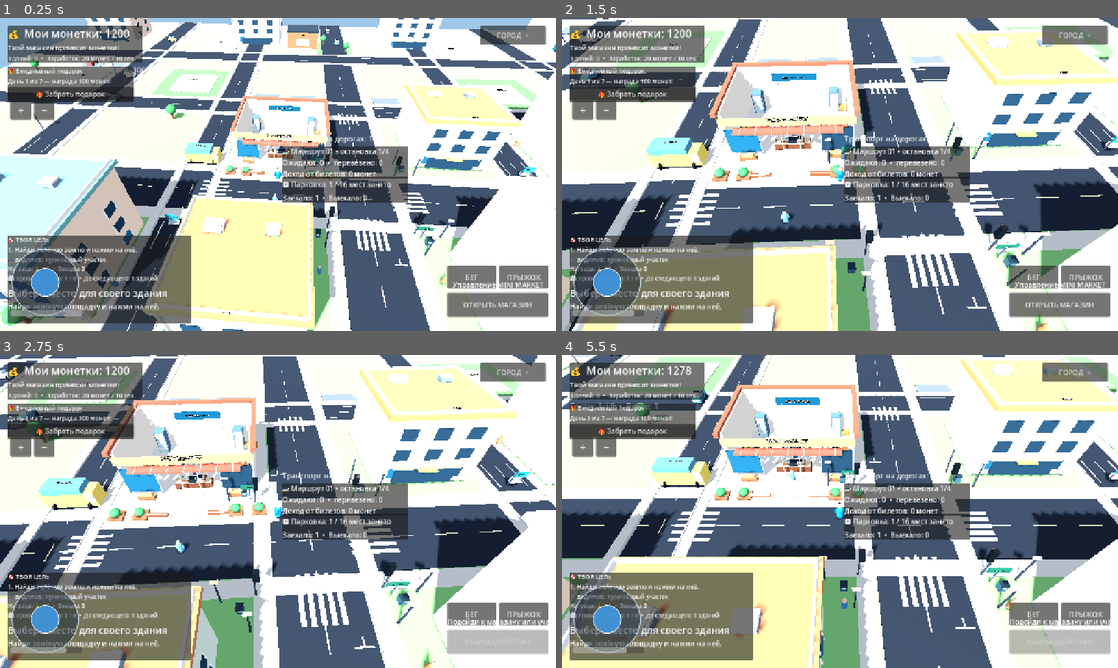
Above: before the commit, frames 1-4 (two rows, left to right).
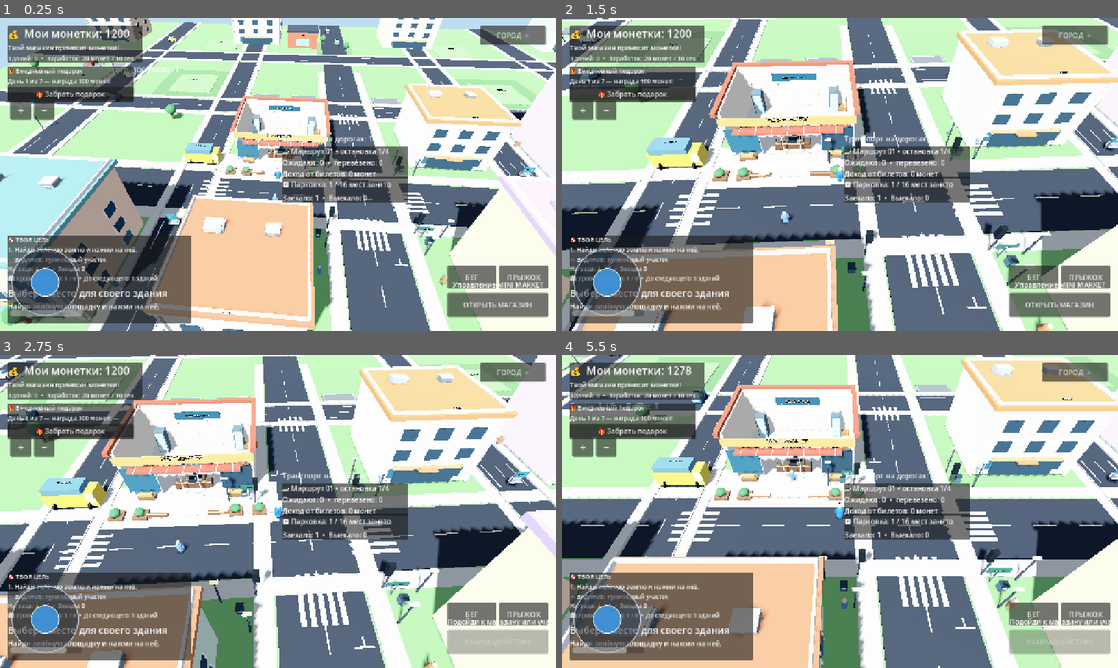
Above: after the commit, the same moments.

Repository: uchihabaha05-del/MINI-WORLD-TYCOON
Game: Godot game, scene res://scenes/Main.tscn
The game is run twice, just before and just after one commit, with the same random seed, the same clock (stepped at 60 frames per second) and the same inputs.
Inputs (mouse positions are in pixels of both pictures, inside the frame that each line leads up to):
- Up to frame 1 (0.25 s): no input
- Up to frame 2 (1.5 s): tap Enter at 0.5 s; move the mouse to (962, 158) at 0.52 s; hold D 0.53-1.25 s; hold Shift 0.53-1.25 s; click (962, 158) at 0.67 s; tap Space at 0.77 s; drag from (728, 190) to (812, 237) at 1.27 s
- Up to frame 3 (2.75 s): move the mouse to (333, 442) at 2.02 s; hold D from 2.03 s (still down); hold Shift from 2.03 s (still down)
- Up to frame 4 (5.5 s): release D at 2.75 s; release Shift at 2.75 s; drag from (812, 574) to (673, 464) at 2.77 s; move the mouse to (1006, 558) at 3.52 s; hold A 3.53-4.25 s; hold Shift 3.53-4.25 s; tap Space at 3.77 s; drag from (673, 464) to (756, 433) at 4.27 s; move the mouse to (867, 511) at 5.02 s; hold S from 5.03 s (still down); hold Shift from 5.03 s (still down); click (867, 511) at 5.17 s

The runs differ from the first frame. In frame 1, 38% of the frame differs, in the area x 0-100%, y 0-100%; in frame 2, 29%; in frame 3, 26%; in frame 4, 30%.

Commit message:
Balance city lighting, contrast and saturation

Diff:
--- a/scenes/Main.tscn
+++ b/scenes/Main.tscn
@@ -20,8 +20,12 @@
 background_color = Color(0.62, 0.78, 0.91, 1)
 ambient_light_source = 3
 ambient_light_color = Color(0.82, 0.88, 1, 1)
-ambient_light_energy = 0.72
-tonemap_mode = 3
+ambient_light_energy = 0.48
+tonemap_mode = 2
+adjustment_enabled = true
+adjustment_brightness = 0.94
+adjustment_contrast = 1.12
+adjustment_saturation = 0.92
 
 [node name="Main" type="Node3D"]
 script = ExtResource("1_world")
@@ -69,8 +73,8 @@
 environment = SubResource("Environment_City")
 
 [node name="DirectionalLight3D" type="DirectionalLight3D" parent="."]
-rotation_degrees = Vector3(-48, -28, 0)
-light_energy = 1.05
+rotation_degrees = Vector3(-52, -28, 0)
+light_energy = 0.82
 shadow_enabled = true
 directional_shadow_mode = 1
 
